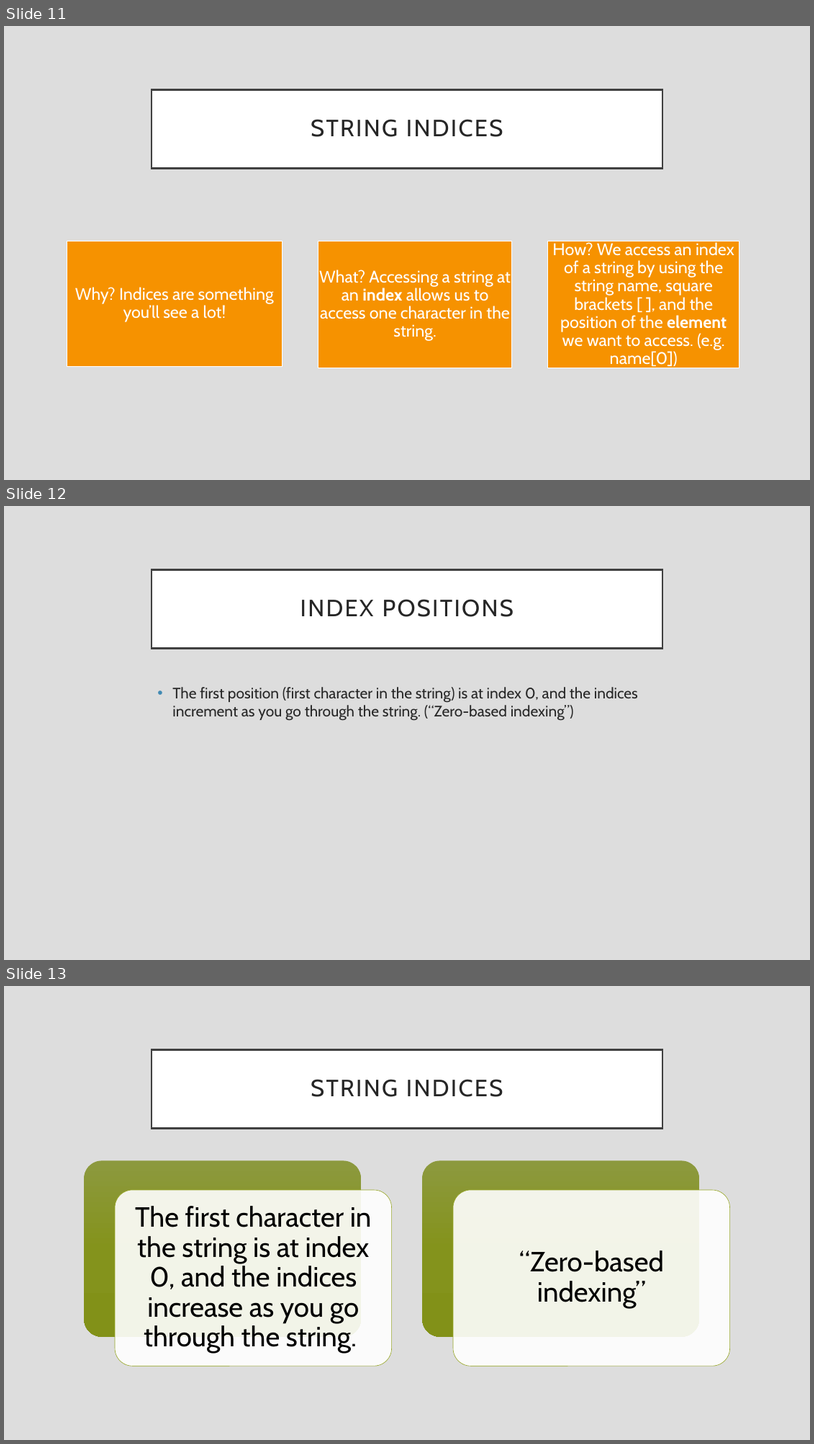
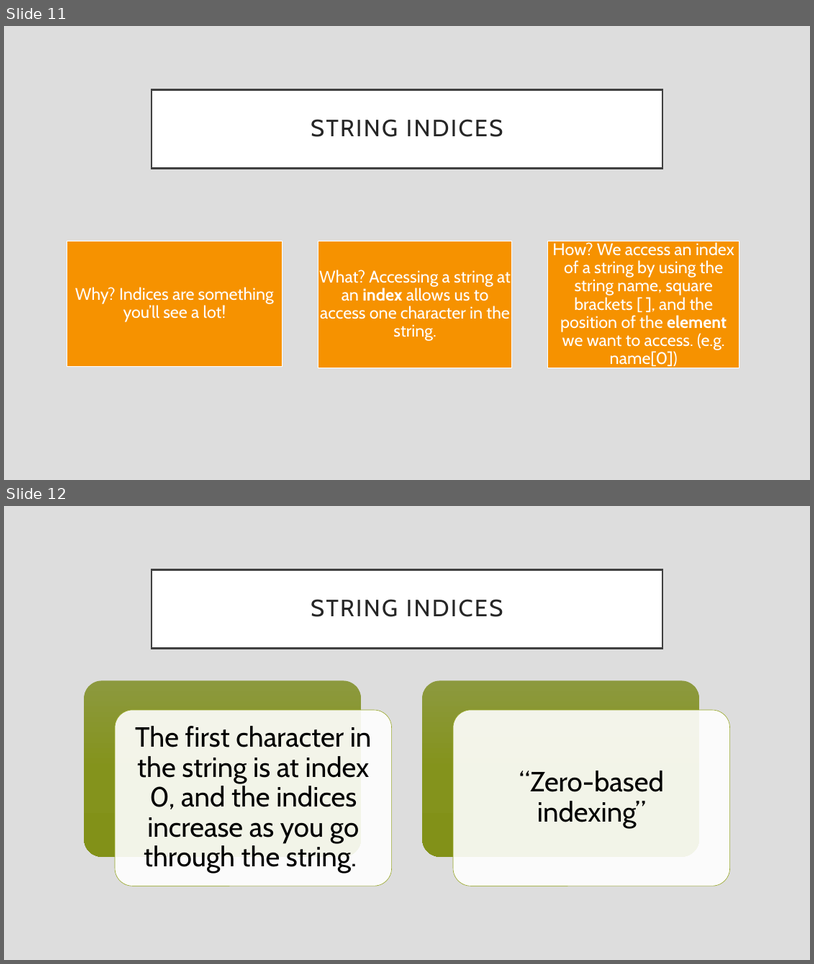
Before and after one commit to rsera/Junior-Knights, a slide deck: Python Day 6 Strings and Lists.pptx. Shown one above the other, each under a label of ours: slides 11, 12 and 13 before the commit, slides 11 and 12 after it. The pictures are 814x1444 and 814x964 pixels, drawn with LibreOffice and Linux fonts; fonts in the diff are those of the drawing. Boxes give left, top, right and bottom in pixels: in the first picture for what was removed or moved away, otherwise in the second. Text is boxed around its words. In the diff, an @@ line names an element or a change of style, - is before the commit and + after.

Commit message:
edit list slides

```diff
--- a/Python Day 6 Strings and Lists.pptx
+++ b/Python Day 6 Strings and Lists.pptx
@@ slide 12 removed at <box>4,506,810,960</box>, background #DDDDDD @@
@@ title removed at <box>152,569,663,648</box> @@
-INDEX POSITIONS
@@ text removed at <box>172,687,638,720</box> @@
-• The first position (first character in the string) is at index 0, and the indices increment as you go through the string. (“Zero-based indexing”)
@@ what was slide 13 is now slide 12 @@
```
